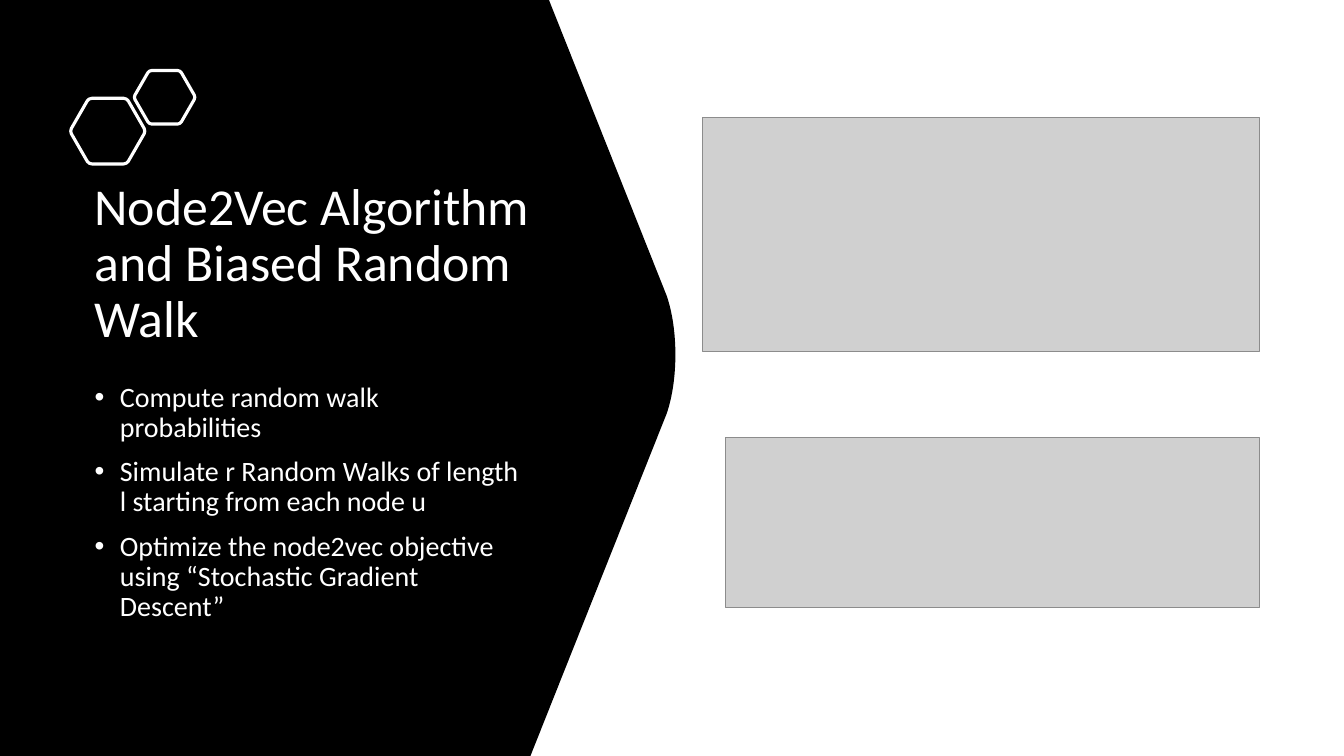
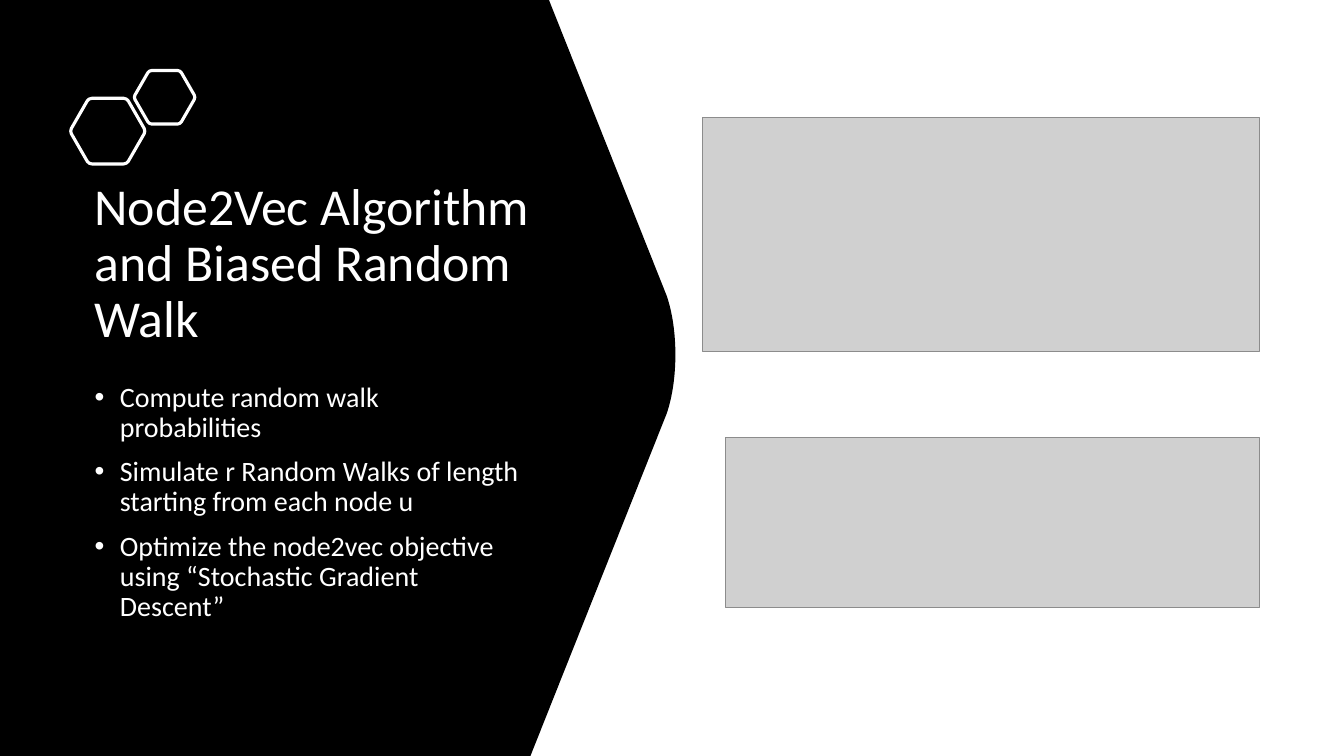
Before and after one commit to omerisildak/bbm462-Link-Prediction, a slide deck: slide 13 of Sunum/Presentation.pptx (slide 11 before the commit). Drawn at 1344x756 pixels with LibreOffice and Linux fonts; fonts in the diff are those of the drawing; grey boxes stand for pictures. Boxes give left, top, right and bottom in pixels: in the first picture for what was removed or moved away, otherwise in the second. Text is boxed around its words. In the diff, an @@ line names an element or a change of style, - is before the commit and + after.

```diff
--- a/Sunum/Presentation.pptx
+++ b/Sunum/Presentation.pptx
@@ text at [120, 461, 518, 516]: text changed @@
-• Simulate r Random Walks of length l starting from each node u
+• Simulate r Random Walks of length starting from each node u
```
Also in this commit, not shown: 6 other slides changed, 2 slides added.
